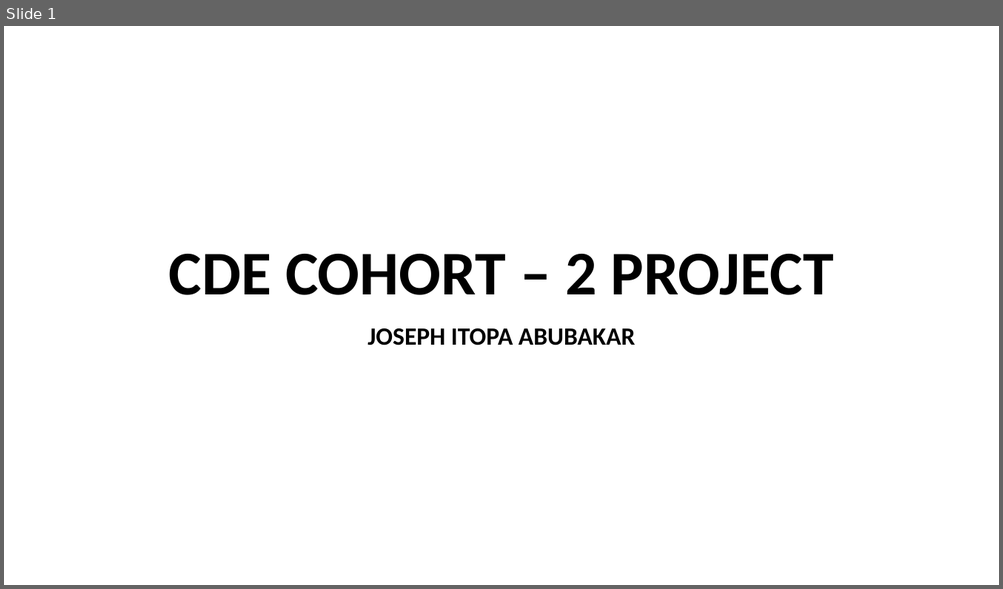
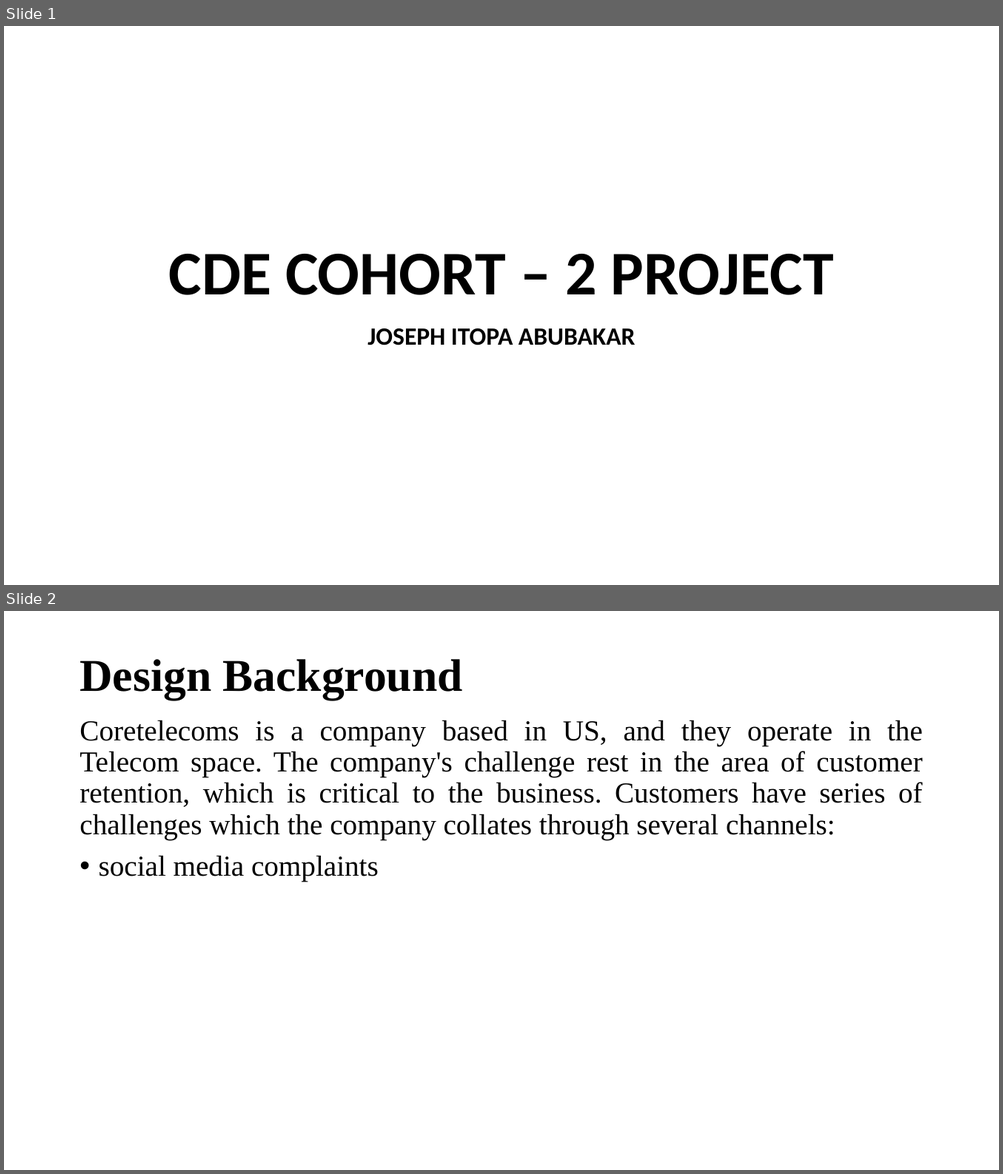
Before and after one commit to JosephItopa/cohort-2-final-de-project, a slide deck: slide/CDE COHORT – 2 PROJECT.pptx. Shown one above the other, each under a label of ours: slide 1 before the commit, slides 1 and 2 after it. The pictures are 1003x589 and 1003x1174 pixels, drawn with LibreOffice and Linux fonts; fonts in the diff are those of the drawing. Boxes give left, top, right and bottom in pixels: in the first picture for what was removed or moved away, otherwise in the second. Text is boxed around its words. In the diff, an @@ line names an element or a change of style, - is before the commit and + after.

```diff
--- a/slide/CDE COHORT – 2 PROJECT.pptx
+++ b/slide/CDE COHORT – 2 PROJECT.pptx
@@ slide 2 added at (4, 611, 999, 1170), background #FFFFFF @@
@@ title added at (79, 659, 463, 699), 44 pt, text #000000, bold @@
+Design Background
@@ text added at (79, 720, 922, 882), 28 pt, text #000000 @@
+Coretelecoms is a company based in US, and they operate in the Telecom space. The company's challenge rest in the area of customer retention, which is critical to the business. Customers have series of challenges which the company collates through several channels:
+• social media complaints
```
Also in this commit, not shown: 2 other slides added, 2 other files.
